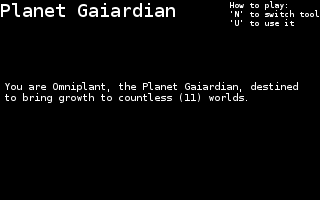
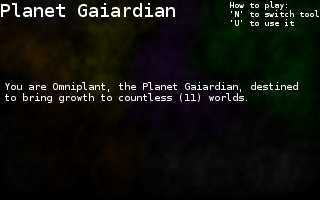
Layers edited between the first and the second 320 x 200 image:
added layer "Fog" above "Background" over [0, 0, 320, 200]
